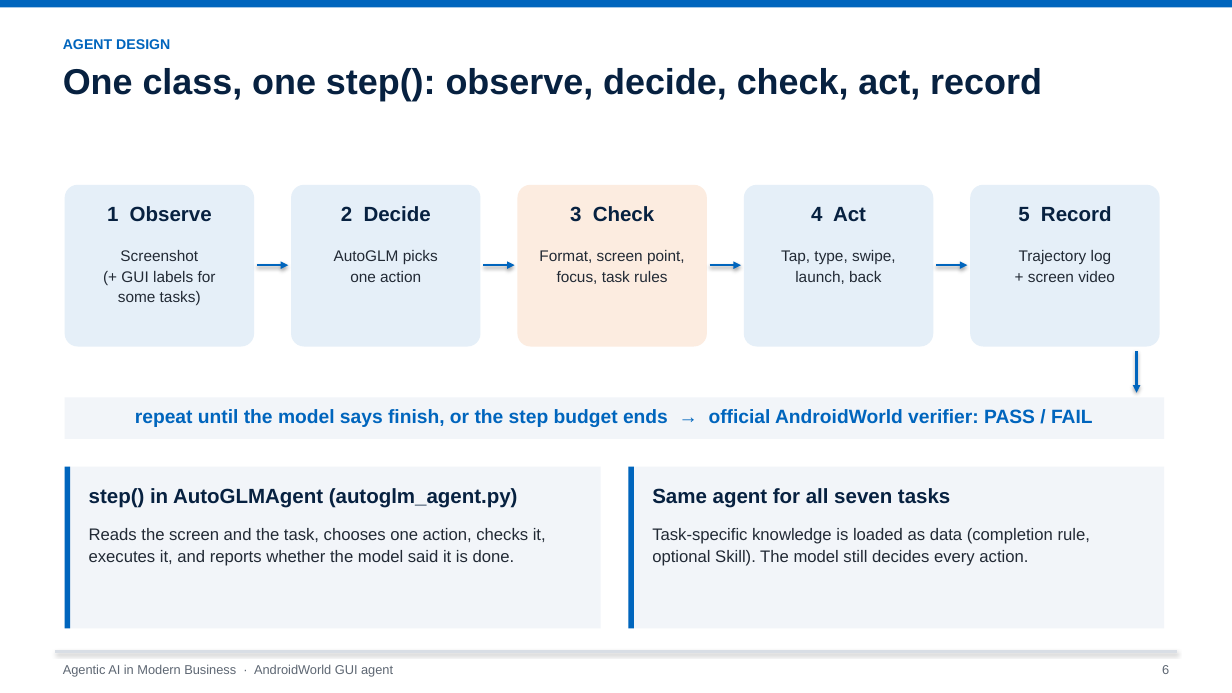
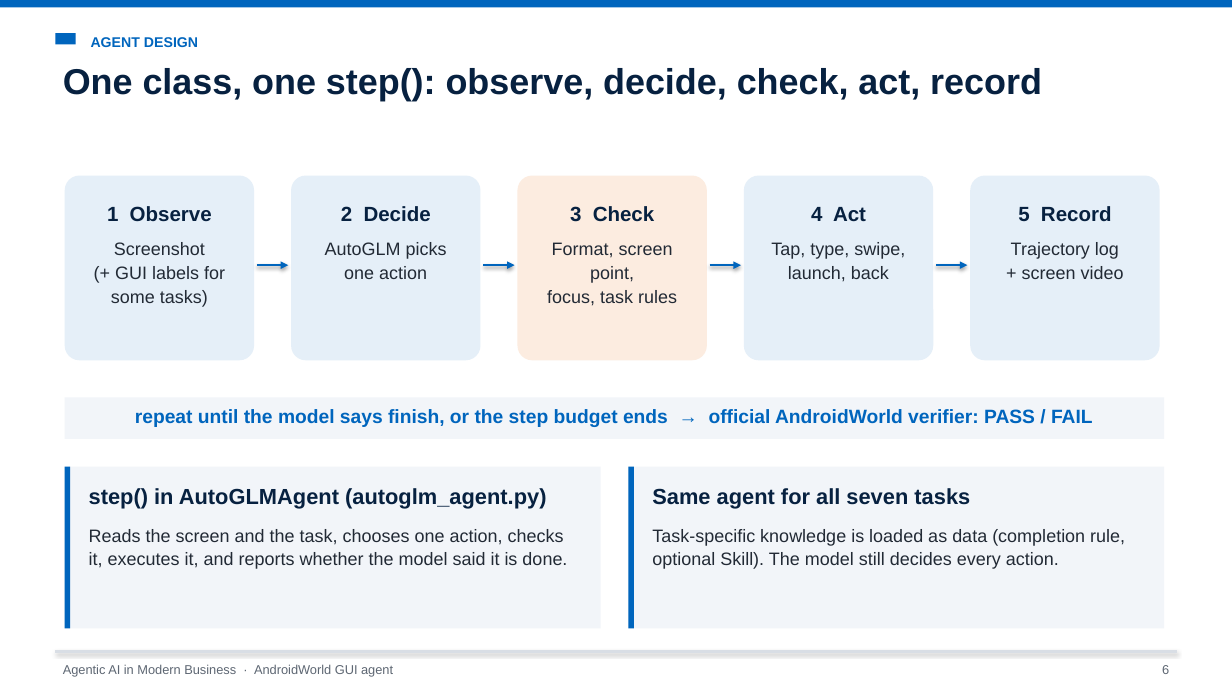
Before and after one commit to Chenschenschen/androidworld-gui-agent, a slide deck: slide 6 of presentation/AndroidWorld_GUI_Agent_Presentation.pptx. Drawn at 1232x693 pixels with LibreOffice and Linux fonts; fonts in the diff are those of the drawing. Boxes give left, top, right and bottom in pixels: in the first picture for what was removed or moved away, otherwise in the second. Text is boxed around its words. In the diff, an @@ line names an element or a change of style, - is before the commit and + after.

```diff
--- a/presentation/AndroidWorld_GUI_Agent_Presentation.pptx
+++ b/presentation/AndroidWorld_GUI_Agent_Presentation.pptx
@@ text "AGENT DESIGN": place and size @@
-text "AGENT DESIGN" at (63,39,170,49)
+text "AGENT DESIGN" at (91,37,198,47)
@@ rectangle added at (55,33,76,44), fill #0065BD @@
@@ rounded rectangle: place and size @@
-rounded rectangle at (65,185,254,347)
+rounded rectangle at (65,176,254,360)
@@ rounded rectangle: place and size @@
-rounded rectangle at (291,185,481,347)
+rounded rectangle at (291,176,481,360)
@@ rounded rectangle: place and size @@
-rounded rectangle at (518,185,707,347)
+rounded rectangle at (518,176,707,360)
@@ rounded rectangle: place and size @@
-rounded rectangle at (744,185,933,347)
+rounded rectangle at (744,176,933,360)
@@ rounded rectangle: place and size @@
-rounded rectangle at (970,185,1160,347)
+rounded rectangle at (970,176,1160,360)
@@ text "Screenshot": place and size @@
-text "Screenshot" at (118,250,216,305)
+text "Screenshot" at (111,242,225,307)
@@ text "AutoGLM picks": place and size @@
-text "AutoGLM picks" at (334,250,438,282)
+text "AutoGLM picks" at (325,242,447,279)
@@ text "Format, screen point,": place and size @@
-text "Format, screen point," at (539,250,685,284)
+text "Format, screen point," at (547,242,677,306)
@@ text "Tap, type, swipe,": place and size @@
-text "Tap, type, swipe," at (781,250,896,284)
+text "Tap, type, swipe," at (771,242,905,281)
@@ size 12 to 14 pt in 5 elements at (111,242,225,307), (547,242,677,306), (325,242,447,279), (771,242,905,281), (1011,242,1124,279) @@
@@ text "Trajectory log": place and size @@
-text "Trajectory log" at (1019,250,1115,282)
+text "Trajectory log" at (1011,242,1124,279)
@@ arrow removed from (1137, 351) to (1137, 393) @@
@@ text "step() in AutoGLMAgent (autoglm_agent.py)" at (89,488,546,509): size 16 to 17 pt @@
@@ text "Same agent for all seven ..." at (652,488,970,509): size 16 to 17 pt @@
@@ text "Reads the screen and the ..." at (89,529,567,569): size 13 to 14 pt @@
@@ text "Task-specific knowledge is loaded as ..." at (652,529,1125,569): size 13 to 14 pt @@
```
Also in this commit, not shown: 25 other slides changed, 2 other files.
